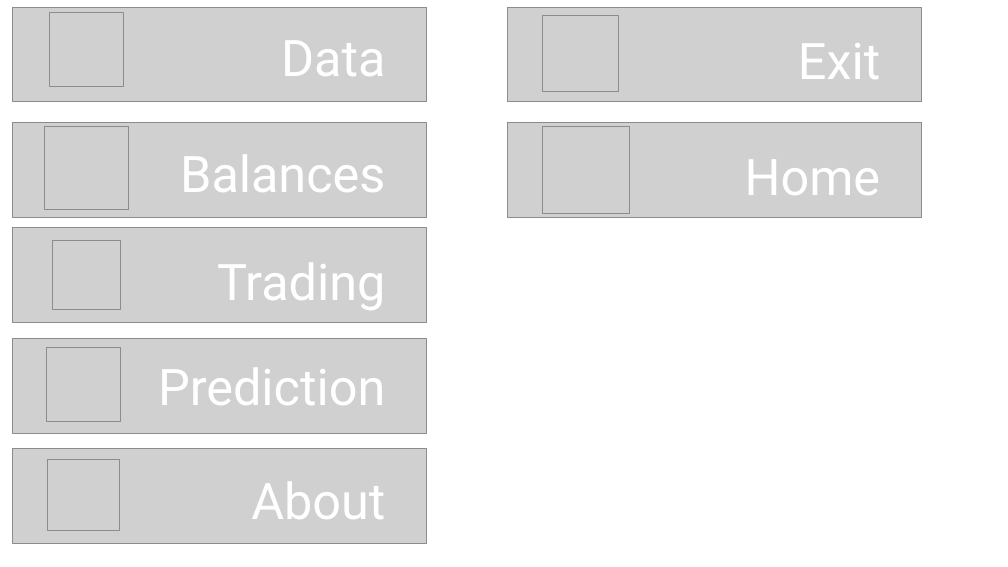
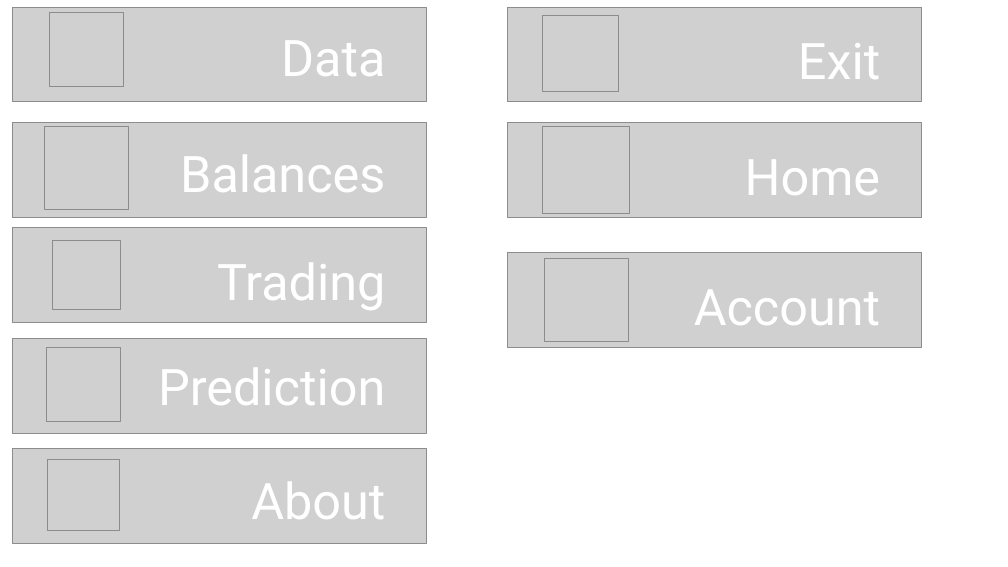
Before and after one commit to excelliarmus/app, a slide deck: slide 1 of assets/menu.pptx. Drawn at 1008x567 pixels with LibreOffice and Linux fonts; fonts in the diff are those of the drawing; grey boxes stand for pictures. Boxes give left, top, right and bottom in pixels: in the first picture for what was removed or moved away, otherwise in the second. Text is boxed around its words. In the diff, an @@ line names an element or a change of style, - is before the commit and + after.

```diff
--- a/assets/menu.pptx
+++ b/assets/menu.pptx
@@ picture added at box(507, 253, 922, 347) @@
@@ picture added at box(544, 259, 628, 342) @@
@@ text added at box(694, 290, 880, 325), 48 pt, text #FFFFFF @@
+Account
```
Also in this commit, not shown: 4 other files.
